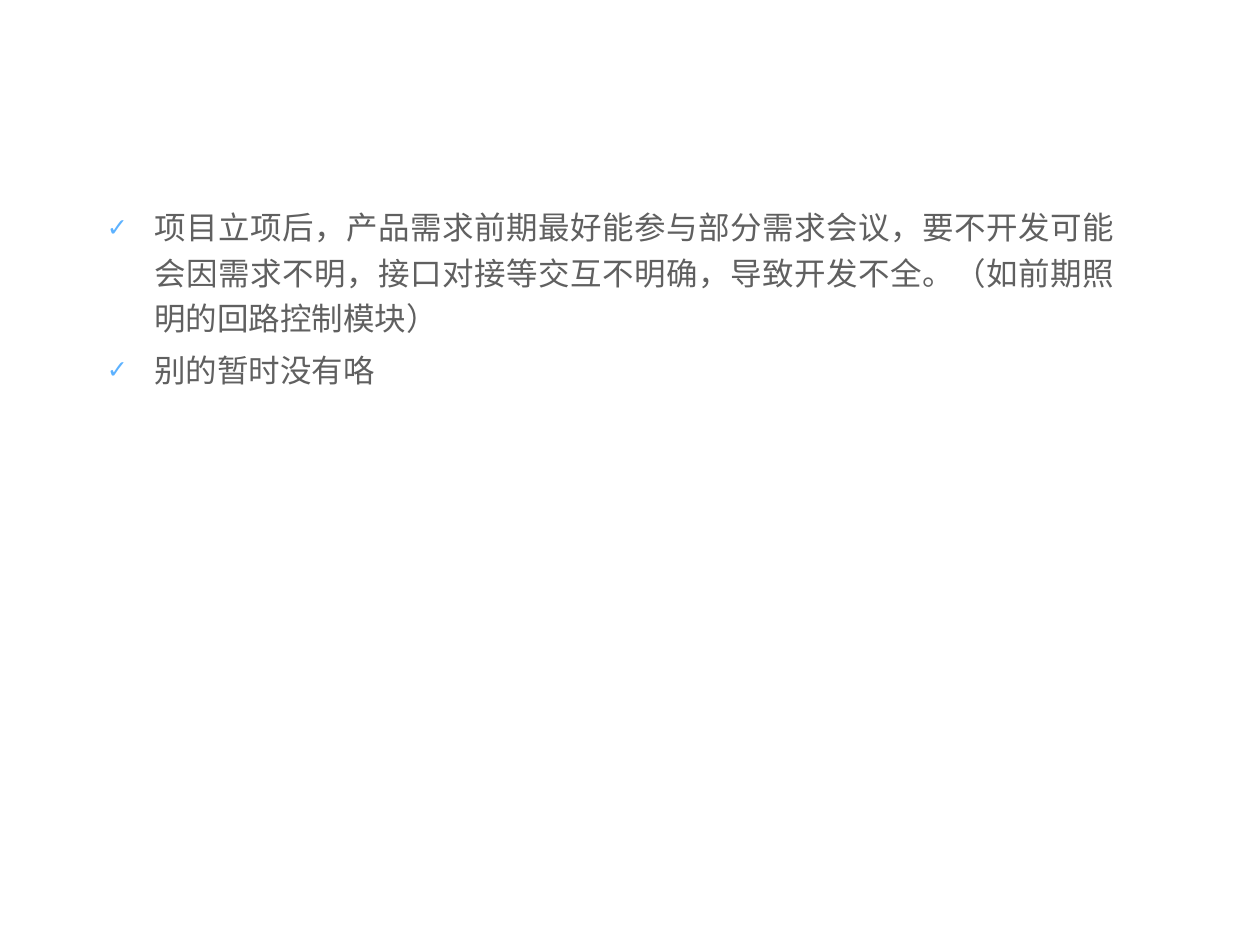
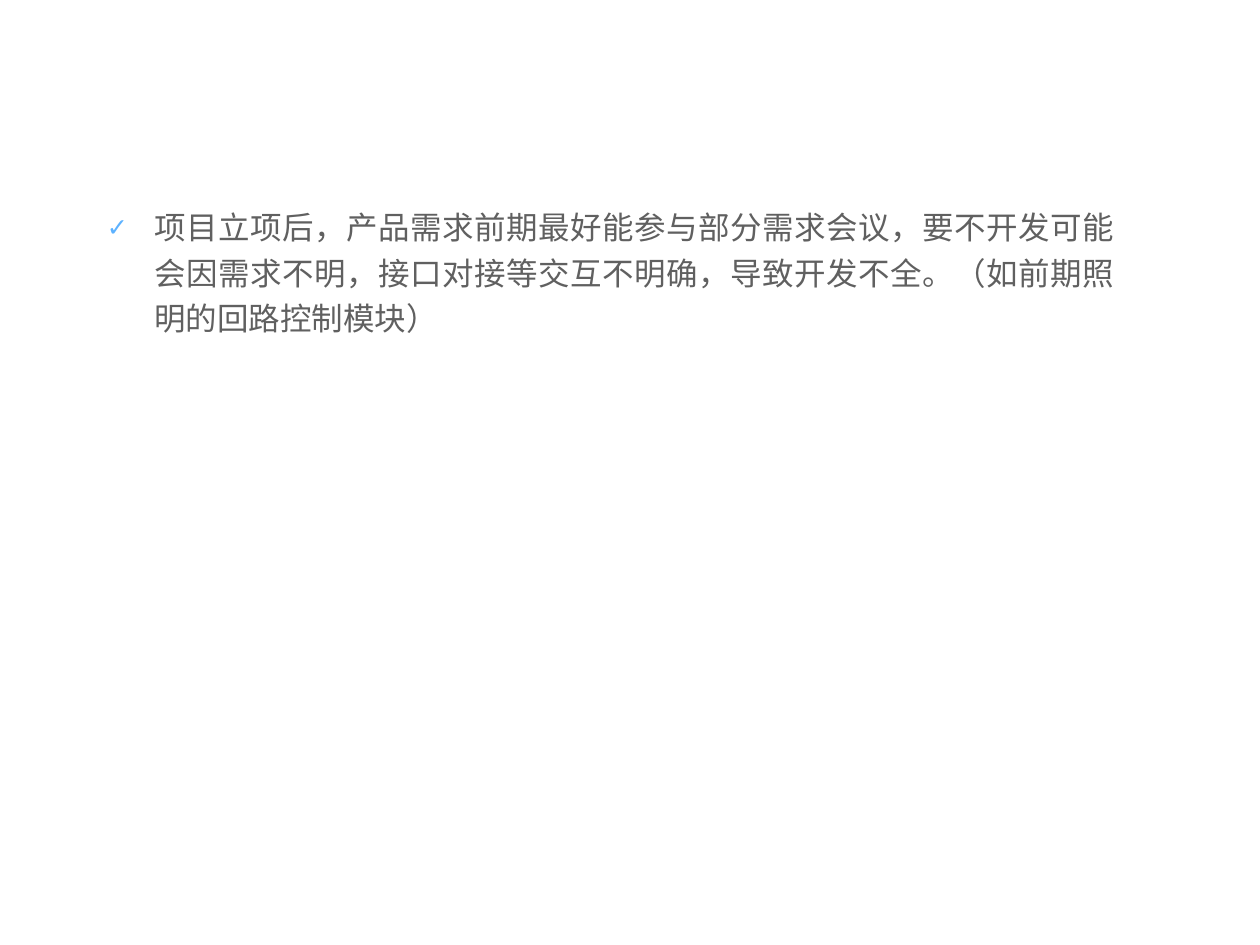
Before and after one commit to zhengyuliang/Blog-Back-Up, a slide deck: slide 32 of ppt/转正答辩汇报_郑宇亮.pptx (slide 31 before the commit). Drawn at 1260x945 pixels with LibreOffice and Linux fonts; fonts in the diff are those of the drawing; background and template pictures are left out. Boxes give left, top, right and bottom in pixels: in the first picture for what was removed or moved away, otherwise in the second. Text is boxed around its words. In the diff, an @@ line names an element or a change of style, - is before the commit and + after.

```diff
--- a/ppt/转正答辩汇报_郑宇亮.pptx
+++ b/ppt/转正答辩汇报_郑宇亮.pptx
@@ text at [154, 355, 375, 385]: paragraph removed @@
-✓ 别的暂时没有咯
```
Also in this commit, not shown: 1 slide added, 1 other file.
